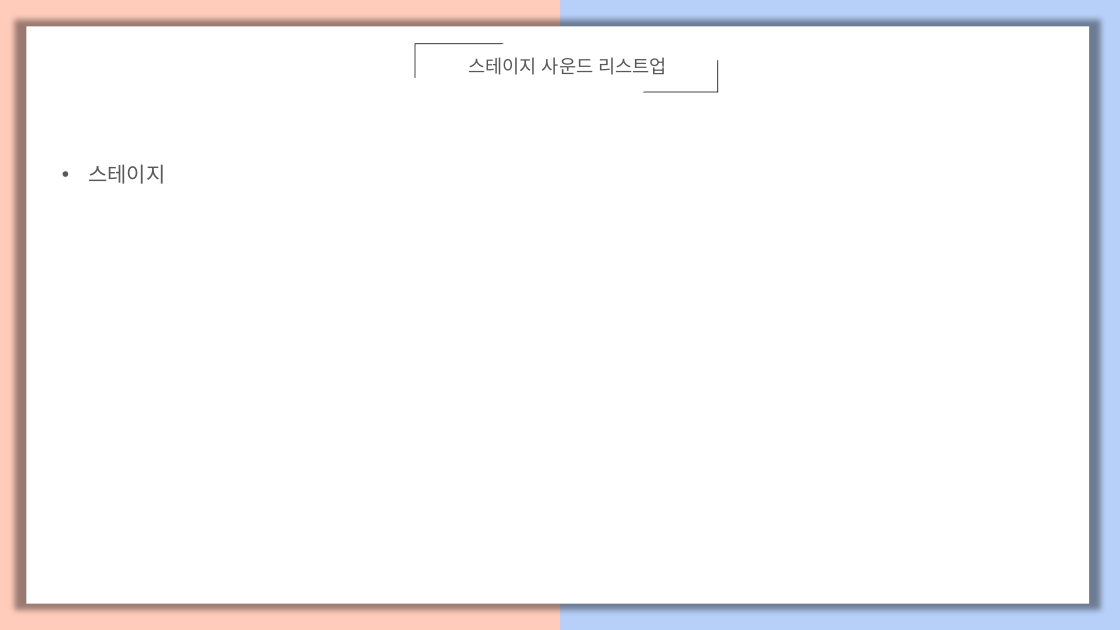
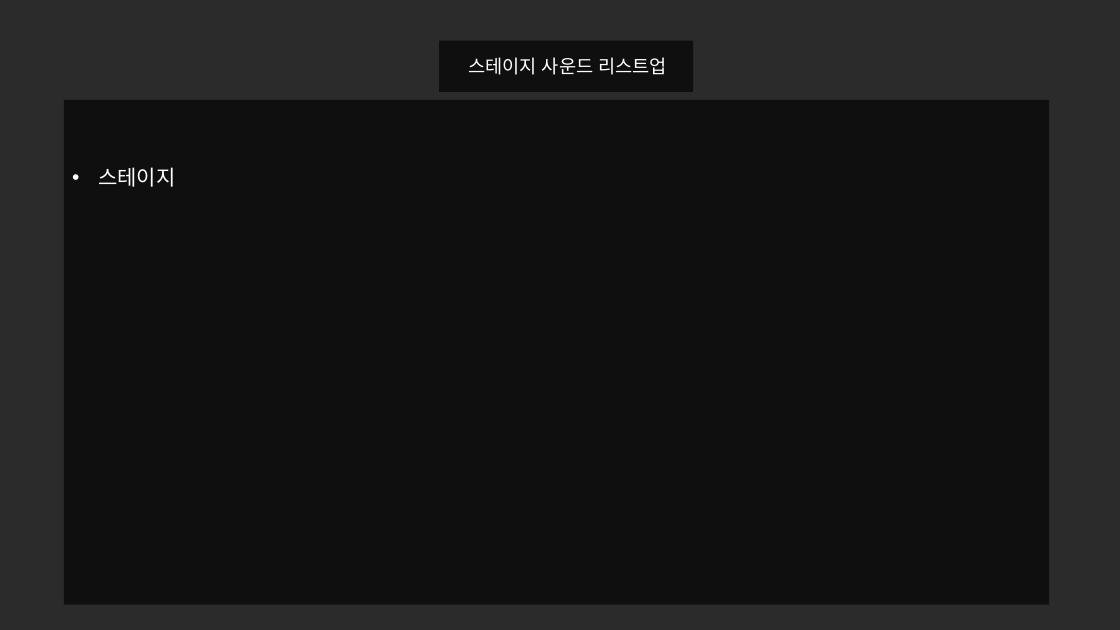
Before and after one commit to mehwari/proj.home, a slide deck: slide 9 of proj.home.PT.pptx. Drawn at 1120x630 pixels with LibreOffice and Linux fonts; fonts in the diff are those of the drawing; background and template pictures are left out; a plain dark background stands for a picture behind light text. Boxes give left, top, right and bottom in pixels: in the first picture for what was removed or moved away, otherwise in the second. Text is boxed around its words. In the diff, an @@ line names an element or a change of style, - is before the commit and + after.

```diff
--- a/proj.home.PT.pptx
+++ b/proj.home.PT.pptx
@@ rectangle removed at [0,0,560,630] @@
@@ rectangle removed at [26,26,1089,603] @@
@@ rectangle removed at [560,0,1120,630] @@
@@ half frame removed at [415,44,504,78] @@
@@ rectangle added at [439,40,693,92], fill #000000 at 65% opacity @@
@@ text "스테이지 사운드 리스트업" at [468,57,668,75]: text colour #595959 to #FFFFFF @@
@@ half frame removed at [643,60,718,92] @@
@@ rectangle added at [64,100,1049,605], fill #000000 at 65% opacity @@
@@ text "스테이지" at [98,167,175,187]: text colour #595959 to #FFFFFF @@
@@ text "스테이지": place and size @@
-text "스테이지" at [88,164,165,184]
+text "스테이지" at [98,167,175,187]
```
Also in this commit, not shown: 9 other slides changed.
